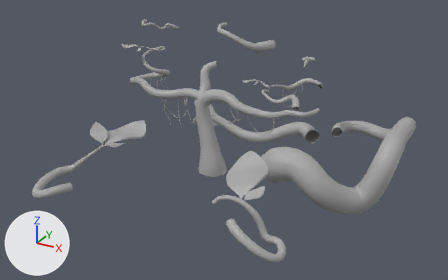
Before and after pictures for a commit that changed the FBX model GoatClimbGame/Assets/Models/Vines/Vines.fbx.
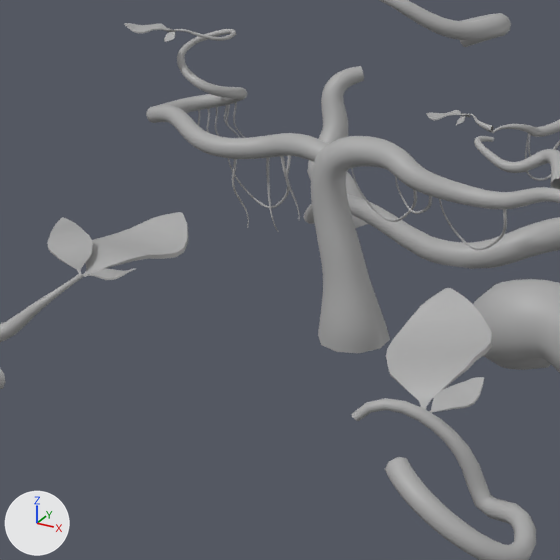
There are two pictures of each version: one whole from a camera (50 mm lens) standing at (8.58, -14.75, 7.88) and looking at (0.57, -0.19, 0.59), one close up on the part from 16% to 66% of the width and 12% to 93% of the height. Lighting does not change. The marker at lower left points along +X, +Y and +Z. Where no turn or scale is listed for an object, it has been applied to the vertices. Vertices at the same position are counted once.

Names of what the first close-up shows: 'Vines'.
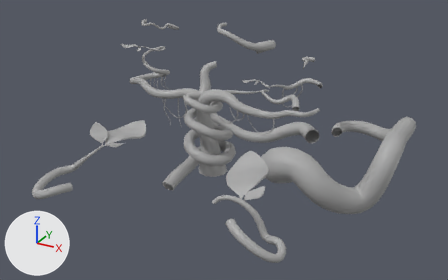
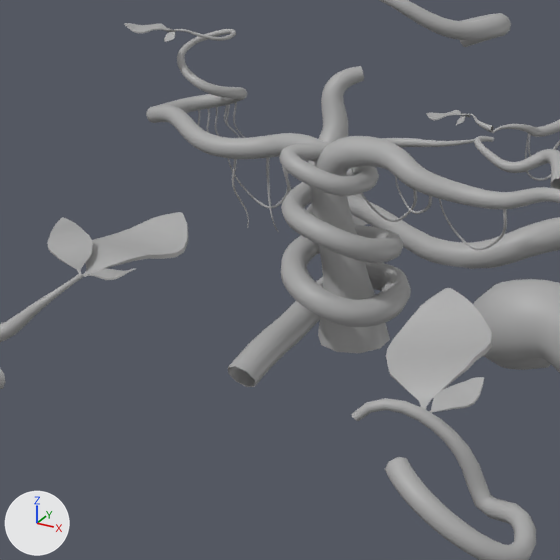
Where the newer file only moved an object's origin or applied its transform, the numbers keep the older frame.

Patch to the scene script:
```diff
--- a/GoatClimbGame/Assets/Models/Vines/Vines.fbx.py
+++ b/GoatClimbGame/Assets/Models/Vines/Vines.fbx.py
@@ me_mesh @@
 # used by ob_vines; location = (0.0, 0.0, -0.02)
-me_mesh.from_pydata(...)  # 11045 vertices, 10751 faces; spans x -6.12..5.75, y -6.43..6.09, z 0.0..3.2
+me_mesh.from_pydata(...)  # 12189 vertices, 11887 faces; spans x -6.12..5.75, y -6.43..6.09, z -0.22..3.2
+# me_mesh part 1: a new loose piece of 1144 vertices spanning x -0.18..1.77, y -2.41..0.02, z -0.22..2.32, in mat_standardsurface1 (grey #aaaaaa)
 me_mesh.materials.append(mat_standardsurface1)
```

What differs and where, as boxes (x1, y1, x2, y2) in the close-ups (560 x 560 px):
part 1 of me_mesh, added: after (228, 138, 475, 387)
